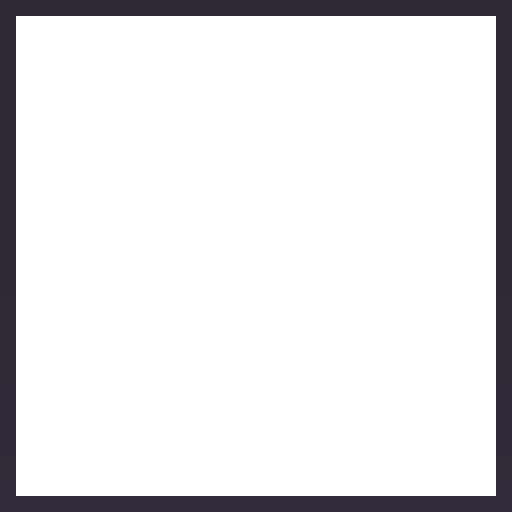
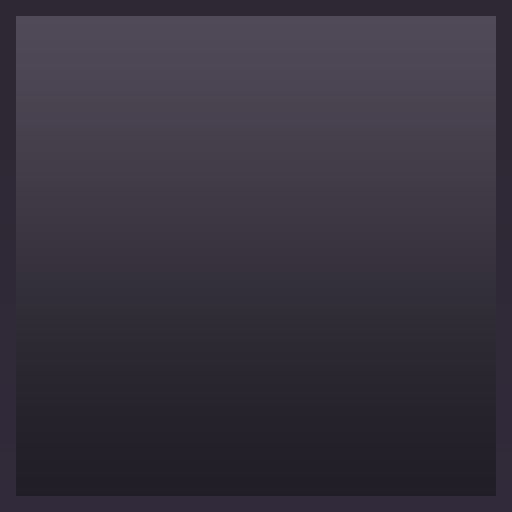
Revision of a layered 512×512 image; what changed, layer by layer:
showed "gradient-base" over <box>16,16,496,496</box>
